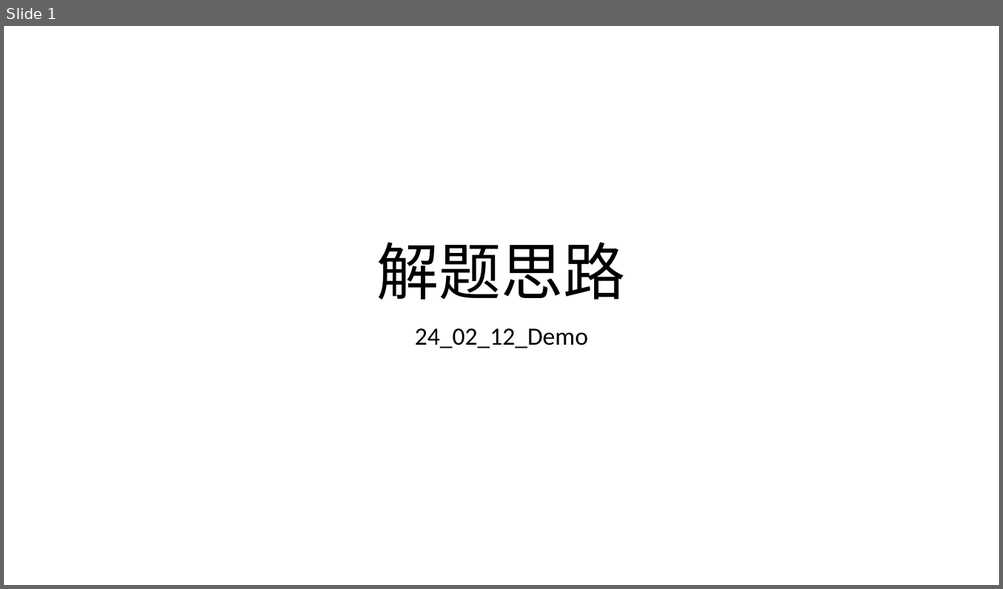
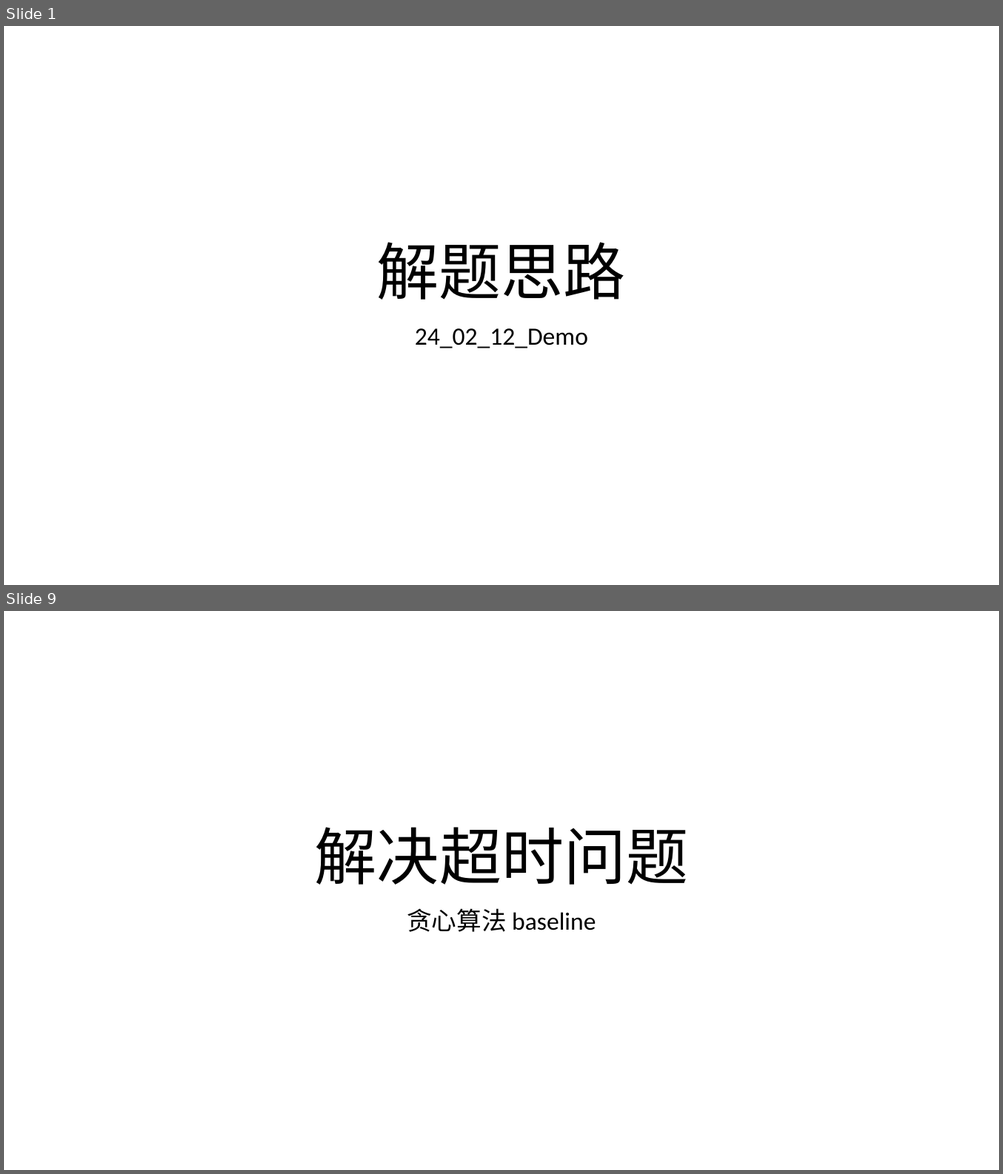
Before and after one commit to HuangDDU/hzy_algorithm, a slide deck: huawei/4_ESC/日志记录.pptx. Shown one above the other, each under a label of ours: slide 1 before the commit, slides 1 and 9 after it; the slides between them are not shown. The pictures are 1003x589 and 1003x1174 pixels, drawn with LibreOffice and Linux fonts; fonts in the diff are those of the drawing. Boxes give left, top, right and bottom in pixels: in the first picture for what was removed or moved away, otherwise in the second. Text is boxed around its words. In the diff, an @@ line names an element or a change of style, - is before the commit and + after.

```diff
--- a/huawei/4_ESC/日志记录.pptx
+++ b/huawei/4_ESC/日志记录.pptx
@@ slide 9 added at [4, 611, 999, 1170], background #FFFFFF @@
@@ title added at [315, 827, 688, 885], 60 pt, text #000000 @@
+解决超时问题
@@ subtitle added at [407, 908, 595, 932], 24 pt, text #000000 @@
+贪心算法 baseline
```
Also in this commit, not shown: 1 slide changed, 7 other slides added, 55 other files.
